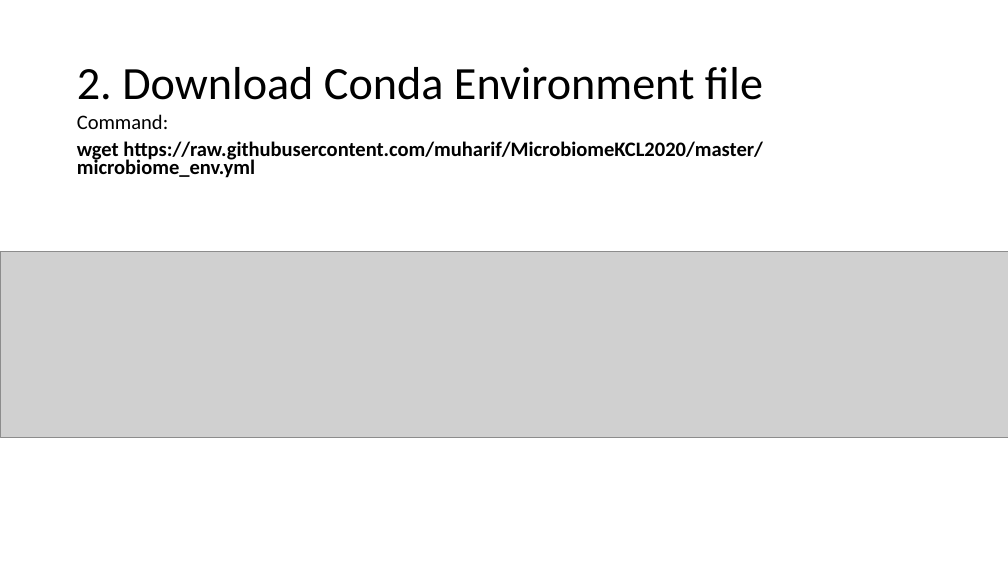
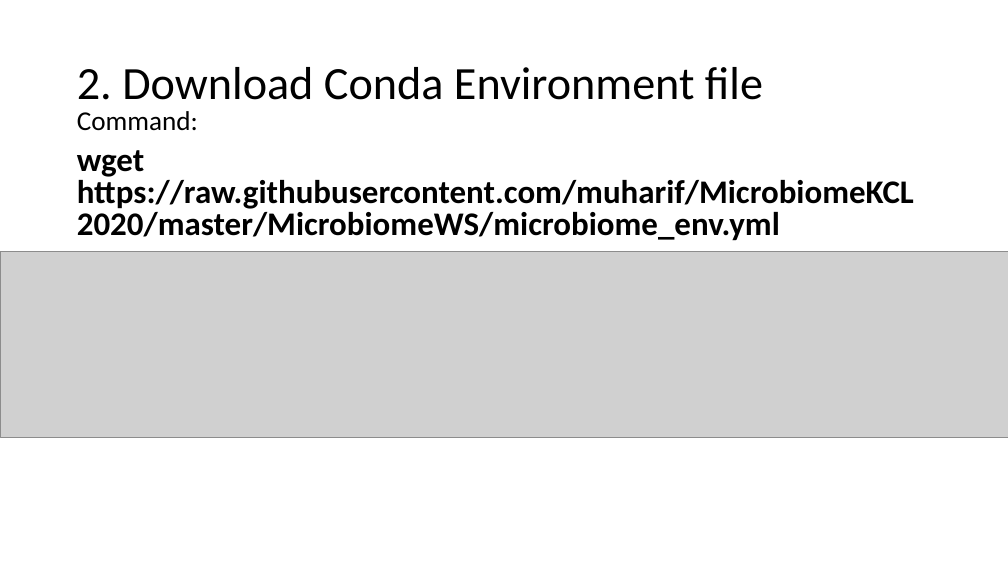
Before and after one commit to muharif/MicrobiomeKCL2020, a slide deck: slide 3 of MicrobiomeWS/Microbiome_Install.pptx. Drawn at 1008x567 pixels with LibreOffice and Linux fonts; fonts in the diff are those of the drawing; grey boxes stand for pictures. Boxes give left, top, right and bottom in pixels: in the first picture for what was removed or moved away, otherwise in the second. Text is boxed around its words. In the diff, an @@ line names an element or a change of style, - is before the commit and + after.

```diff
--- a/MicrobiomeWS/Microbiome_Install.pptx
+++ b/MicrobiomeWS/Microbiome_Install.pptx
@@ text at [77,111,198,131]: size 19.6 to 25.9 pt in "Command:"; line spacing 0.7 to 0.8 @@
@@ text at [77,150,914,241]: text changed; size 19.6 to 31.4 pt @@
-wget https://raw.githubusercontent.com/muharif/MicrobiomeKCL2020/master/microbiome_env.yml
+wget https://raw.githubusercontent.com/muharif/MicrobiomeKCL2020/master/MicrobiomeWS/microbiome_env.yml
```
